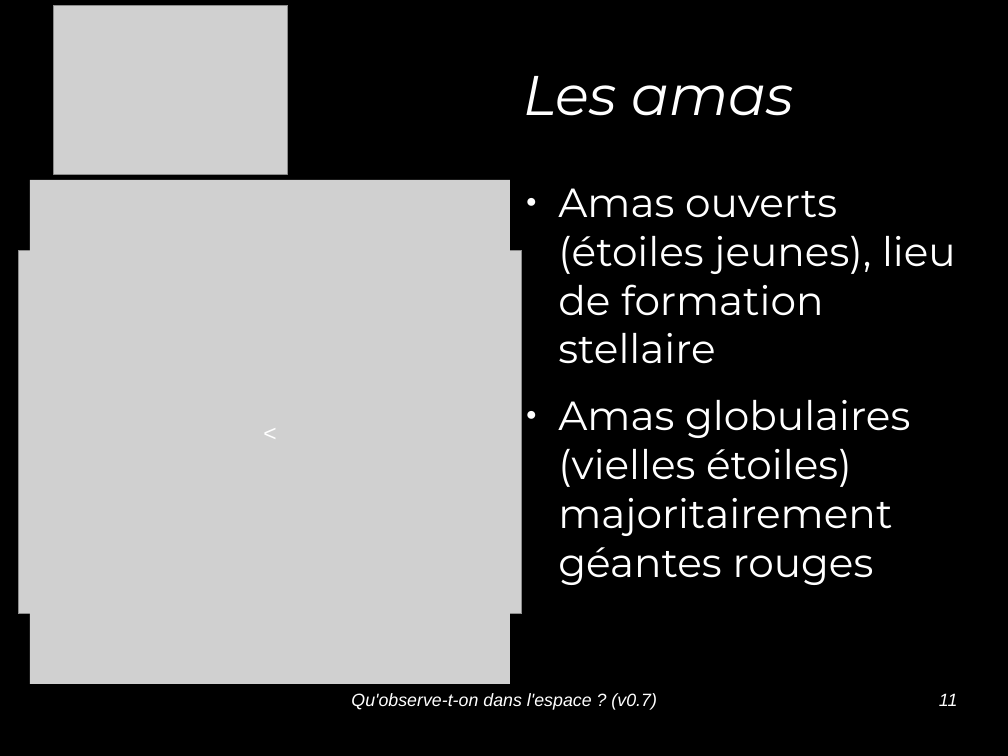
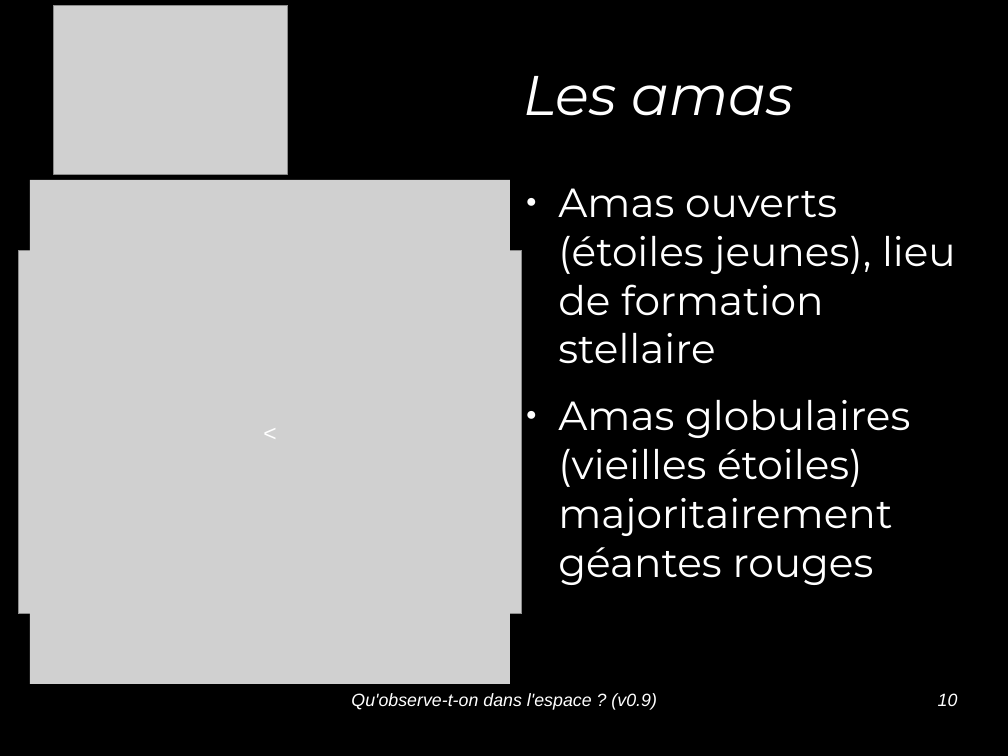
Before and after one commit to jcarnu/qf-astro, a slide deck: slide 10 of Ressources/Presentations/Qu_observe-t-on_dans_l_espace.odp (slide 11 before the commit). Drawn at 1008x756 pixels with LibreOffice and Linux fonts; fonts in the diff are those of the drawing; grey boxes stand for pictures; background and template pictures are left out. Boxes give left, top, right and bottom in pixels: in the first picture for what was removed or moved away, otherwise in the second. Text is boxed around its words. In the diff, an @@ line names an element or a change of style, - is before the commit and + after.

```diff
--- a/Ressources/Presentations/Qu_observe-t-on_dans_l_espace.odp
+++ b/Ressources/Presentations/Qu_observe-t-on_dans_l_espace.odp
@@ text at [558, 400, 910, 585]: text changed @@
-● Amas globulaires (vielles étoiles) majoritairement géantes rouges
+● Amas globulaires (vieilles étoiles) majoritairement géantes rouges
@@ text at [351, 693, 656, 710]: text changed @@
-Qu'observe-t-on dans l'espace ? (v0.7)
+Qu'observe-t-on dans l'espace ? (v0.9)
@@ page number at [938, 693, 958, 706]: text changed @@
-11
+10
```
Also in this commit, not shown: 12 other slides changed, 1 slide added, 2 slides removed, 10 other files.
